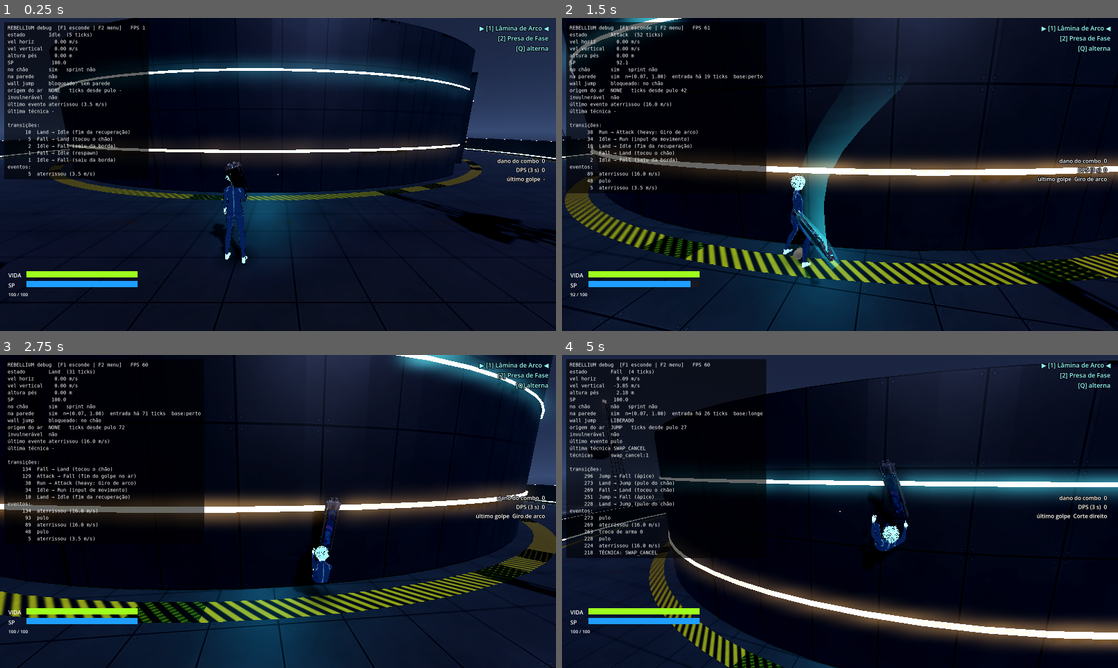
Above: before the commit, frames 1-4 (two rows, left to right).
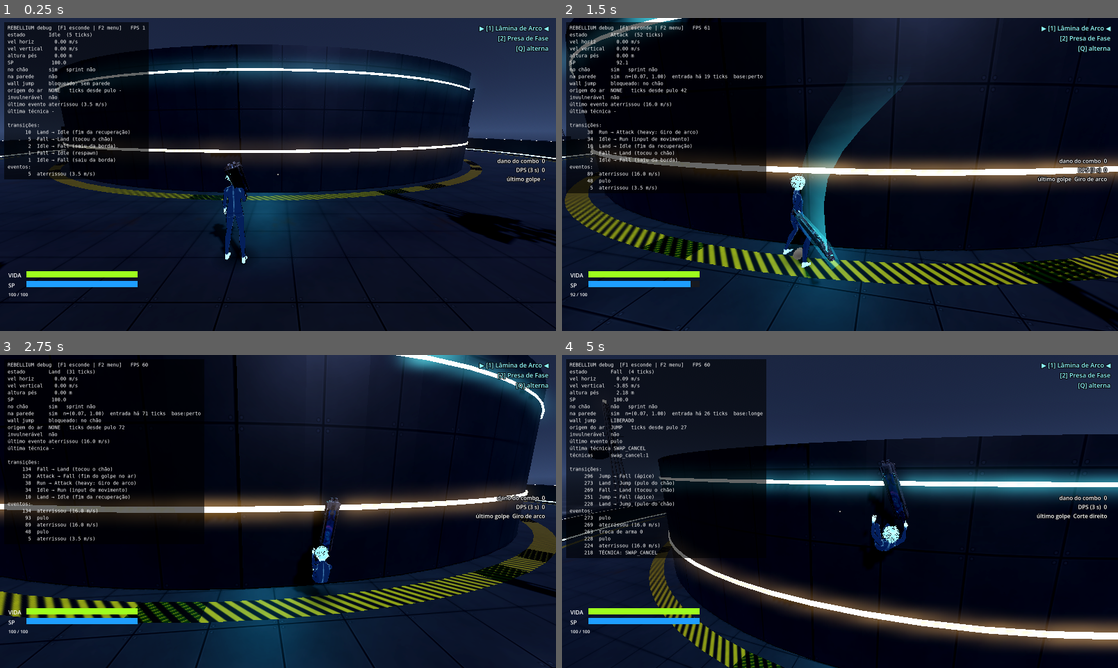
Above: after the commit, the same moments.

Repository: hugolnieri/Rebellium
Game: Godot game, scene res://scenes/arenas/SkyArena.tscn
The game is run twice, just before and just after one commit, with the same random seed, the same clock (stepped at 60 frames per second) and the same inputs.
Inputs (mouse positions are in pixels of both pictures, inside the frame that each line leads up to):
- Up to frame 1 (0.25 s): no input
- Up to frame 2 (1.5 s): tap Enter at 0.5 s; move the mouse to (867, 174) at 0.52 s; hold W (move_forward) from 0.53 s (still down); right-click (867, 174) at 0.6 s; click (867, 174) at 0.67 s; tap Space (jump) at 0.77 s; move the mouse to (812, 174) at 1.27 s; click (812, 174) at 1.35 s
- Up to frame 3 (2.75 s): keep holding W (move_forward); tap Space (jump) at 1.52 s; move the mouse to (289, 505) at 2.02 s; tap V (shoulder_swap) at 2.1 s
- Up to frame 4 (5 s): keep holding W (move_forward); move the mouse to (834, 517) at 2.77 s; tap 1 (weapon_slot_1) at 2.85 s; click (834, 517) at 2.92 s; tap Space (jump) at 3.02, 3.77, 4.52 s; move the mouse to (878, 514) at 3.52 s; tap 2 (weapon_slot_2) at 3.6 s; move the mouse to (795, 508) at 4.27 s; tap Q (weapon_toggle) at 4.35 s

The runs differ from the first frame. In frame 1, 3.4% of the frame differs, in the area x 9-86%, y 0-50%; in frame 2, 0.2%; in frame 3, 0.2%; in frame 4, 12%, in the area x 16-100%, y 1-98%.

Commit message:
arena: muro de 5 m, muro baixo nas passagens, sem globo, colisão convexa
- muro interno com 5 m; cada passagem ganha um muro de 2,5 m (com neon)
- globo holográfico e feixe removidos; luz central mais baixa
- colisão refeita com peças convexas (-convcolonly): um bloco por segmento de
  muro e mureta, prismas para chão e palco; nada de emendas de triângulos
- testes: muro baixo bloqueia a passagem, colisão convexa e deslizar no muro
  curvo sem enganchar

Co-Authored-By: Claude Opus 5.5 <noreply@anthropic.com>
Claude-Session: https://claude.ai/code/session_01F2bQk4JmWMhxKZmCfNJjFU

Diff:
--- a/scenes/arenas/SkyArena.tscn
+++ b/scenes/arenas/SkyArena.tscn
@@ -100,11 +100,11 @@
 
 [node name="Platform" parent="." instance=ExtResource("platform")]
 
-[node name="HologramLight" type="OmniLight3D" parent="."]
-transform = Transform3D(1, 0, 0, 0, 1, 0, 0, 0, 1, 0, 3.6, 0)
+[node name="CenterLight" type="OmniLight3D" parent="."]
+transform = Transform3D(1, 0, 0, 0, 1, 0, 0, 0, 1, 0, 2, 0)
 light_color = Color(0.3, 0.9, 1, 1)
-light_energy = 2.5
-omni_range = 14.0
+light_energy = 1.5
+omni_range = 12.0
 
 [node name="WallLightA" type="OmniLight3D" parent="."]
 transform = Transform3D(1, 0, 0, 0, 1, 0, 0, 0, 1, 0, 4, -13)
--- a/scenes/arenas/sky_arena.gd
+++ b/scenes/arenas/sky_arena.gd
@@ -1,7 +1,7 @@
 extends "res://scenes/arenas/combat_arena.gd"
 ## Arena flutuante (modelo feito no Blender: tools/blender/build_sky_arena.py → assets/arena/sky_arena.glb).
 ## Herda da arena de combate (spawn, postes, R reinicia, queda volta ao spawn) e só anima o cenário:
-## holograma girando, drones em órbita, luzes das antenas piscando, chamas dos propulsores tremendo e
+## drones em órbita, luzes das antenas piscando, chamas dos propulsores tremendo e
 ## prédios da cidade lá embaixo. Nada aqui altera gameplay.
 
 const TOWER_SHADER: Shader = preload("res://scenes/arenas/sky/tower.gdshader")
@@ -11,13 +11,10 @@
 @export var tower_min_distance: float = 140.0
 @export var tower_max_distance: float = 650.0
 @export var city_level: float = -260.0
-@export var hologram_spin: float = 0.35
 @export var drone_orbit_speed: float = 0.12
 @export var beacon_period: float = 1.4
 
 var _time: float = 0.0
-var _hologram: Node3D
-var _orbits: Array[Node3D] = []
 var _drones: Array[Node3D] = []
 var _drone_bases: Array[Vector3] = []
 var _beacons: Array[Node3D] = []
@@ -27,12 +24,9 @@
 func _ready() -> void:
 	super()
 	var platform := $Platform as Node3D
-	_hologram = platform.find_child("Hologram", true, false) as Node3D
 	for node in platform.find_children("*", "Node3D", true, false):
 		var node_name := String(node.name)
-		if node_name.begins_with("HoloOrbit"):
-			_orbits.append(node)
-		elif node_name.begins_with("Drone_"):
+		if node_name.begins_with("Drone_"):
 			_drones.append(node)
 			_drone_bases.append(node.position)
 		elif node_name.begins_with("Beacon_"):
@@ -44,10 +38,6 @@
 
 func _process(delta: float) -> void:
 	_time += delta
-	if _hologram != null:
-		_hologram.rotate_y(hologram_spin * delta)
-	for i in _orbits.size():
-		_orbits[i].rotate_object_local(Vector3.UP, (0.6 + 0.4 * i) * delta * (1.0 if i % 2 == 0 else -1.0))
 	for i in _drones.size():
 		var base := _drone_bases[i]
 		var angle := _time * drone_orbit_speed * (1.0 + 0.2 * i)
--- a/tests/integration/test_sky_arena.gd
+++ b/tests/integration/test_sky_arena.gd
@@ -43,3 +43,33 @@
 	player.respawn(Transform3D(Basis(), Vector3(40, -25, 0)))
 	await wait_physics_frames(3)
 	assert_almost_eq(player.global_position.z, 21.0, 0.2, "voltou ao spawn depois de cair")
+
+
+func test_gate_low_wall_blocks_walking_through() -> void:
+	# Passagem na diagonal (+X, -Z): o muro baixo fecha a entrada andando.
+	var dir := Vector3(1, 0, -1).normalized()
+	player.respawn(Transform3D(Basis(), dir * 20.0 + Vector3.UP * 0.05))
+	d.look_yaw = PI * 0.75  # olhando para o centro
+	d.step(120, Vector2(0, 1))
+	var r := Vector2(player.global_position.x, player.global_position.z).length()
+	assert_gt(r, 16.9, "parou no muro baixo (r = %.2f)" % r)
+	assert_true(player.is_on_floor())
+
+
+func test_wall_collision_is_smooth_convex_blocks() -> void:
+	var shapes := arena.get_node("Platform").find_children("*", "CollisionShape3D", true, false)
+	assert_gt(shapes.size(), 100)
+	for shape: CollisionShape3D in shapes:
+		assert_true(shape.shape is ConvexPolygonShape3D, "colisão convexa (sem emendas de triângulos)")
+
+
+func test_sliding_along_the_curved_wall_does_not_snag() -> void:
+	# Passarela encostada no muro (r = 17,5), andando na tangente e empurrando para dentro: desliza.
+	player.respawn(Transform3D(Basis(), Vector3(0, 0.05, 17.5)))
+	d.look_yaw = PI * 0.5 - 0.35  # para -X, um pouco virado contra o muro
+	d.step(20, Vector2(0, 1))
+	var slowest := INF
+	for i in 60:
+		d.step(1, Vector2(0, 1))
+		slowest = minf(slowest, player.get_horizontal_speed())
+	assert_gt(slowest, 3.0, "não engancha nas emendas do muro (mínimo %.2f m/s)" % slowest)
Binary file changed: assets/arena/sky_arena.glb
Not shown, changed: CLAUDE.md
Not shown, changed: art/arena/sky_arena.blend
Not shown, changed: docs/ESCOPO.md
Not shown, changed: docs/ROTEIRO_TESTE.md
Not shown, changed: tools/blender/build_sky_arena.py
